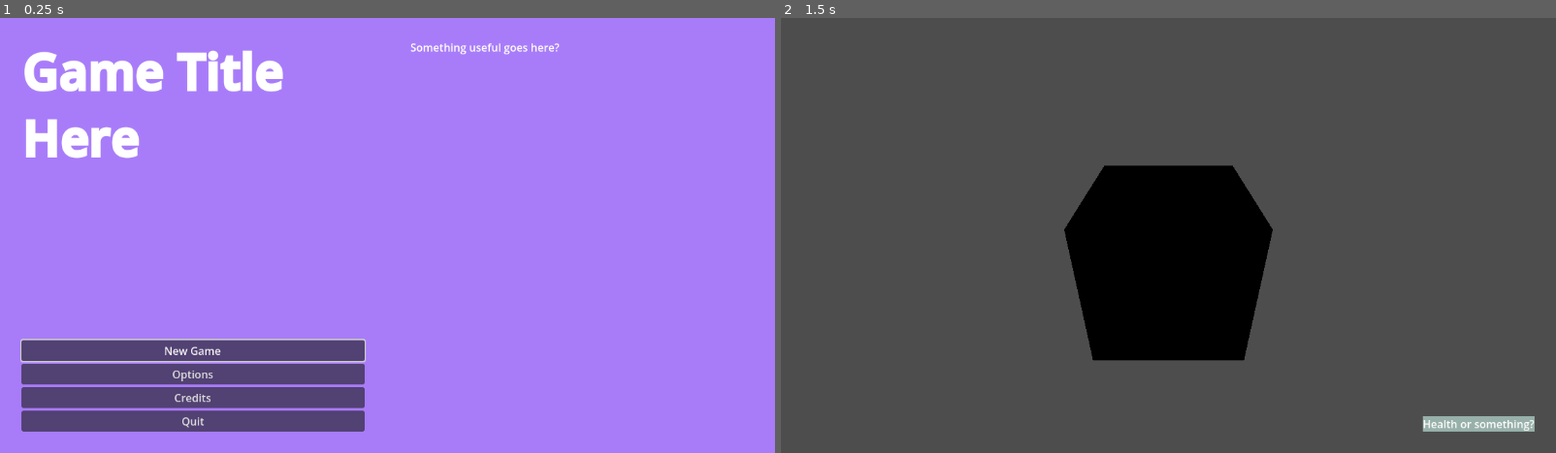
Above: before the commit, frames 1-2 (left to right).
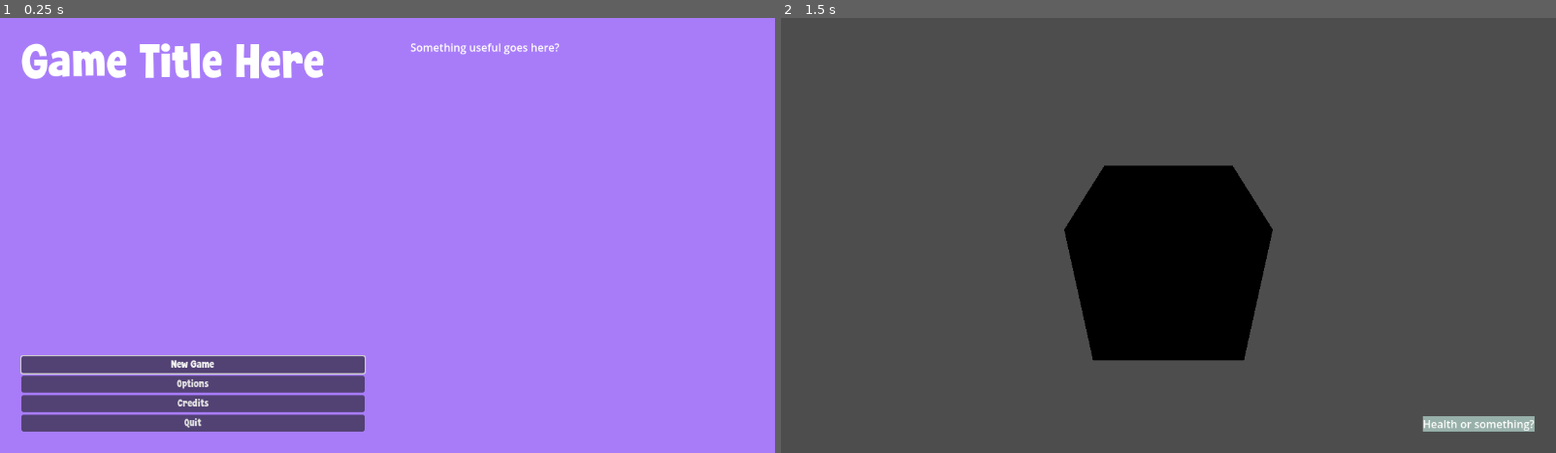
Above: after the commit, the same moments.

Repository: Cyborg572/bad-ideas-jam-2026
Game: Godot game, scene res://Menus/MainMenu.tscn
The game is run twice, just before and just after one commit, with the same random seed, the same clock (stepped at 60 frames per second) and the same inputs.
Inputs:
- Up to frame 1 (0.25 s): no input
- Up to frame 2 (1.5 s): click "New Game" at 0.5 s; tap Enter at 1.25 s

The runs differ from the first frame. In frame 1, 7.2% of the frame differs, in the area x 2-48%, y 5-95%; in frame 2, nothing differs.

Commit message:
Use the new font in more places

Diff:
--- a/Menus/MainMenu.tscn
+++ b/Menus/MainMenu.tscn
@@ -4,6 +4,7 @@
 [ext_resource type="Script" uid="uid://cf7w2exjded7g" path="res://Scripts/Menus/MainMenu.gd" id="1_r8dbq"]
 [ext_resource type="PackedScene" uid="uid://l2jbxqdgxpqg" path="res://World/Main.tscn" id="2_7ihqj"]
 [ext_resource type="PackedScene" uid="uid://b6pmd8ujin6tc" path="res://Menus/Credits.tscn" id="3_n6o36"]
+[ext_resource type="FontFile" uid="uid://cqtfs2t8um0c8" path="res://Fonts/super_wonder/Super Wonder.ttf" id="5_5ncg0"]
 
 [sub_resource type="Theme" id="Theme_7ihqj"]
 PanelContainer/styles/panel = null
@@ -44,6 +45,8 @@
 layout_mode = 2
 size_flags_vertical = 3
 theme_type_variation = &"Title"
+theme_override_fonts/normal_font = ExtResource("5_5ncg0")
+theme_override_fonts/bold_font = ExtResource("5_5ncg0")
 theme_override_font_sizes/normal_font_size = 72
 theme_override_font_sizes/bold_font_size = 72
 bbcode_enabled = true
--- a/Menus/MenuTheme.tres
+++ b/Menus/MenuTheme.tres
@@ -1,9 +1,12 @@
 [gd_resource type="Theme" format=3 uid="uid://uc40vps8qn37"]
+
+[ext_resource type="FontFile" uid="uid://cqtfs2t8um0c8" path="res://Fonts/super_wonder/Super Wonder.ttf" id="1_7xl2i"]
 
 [sub_resource type="StyleBoxFlat" id="StyleBoxFlat_vijh1"]
 bg_color = Color(0.65762186, 0.48520815, 0.97434145, 1)
 
 [resource]
+Button/fonts/font = ExtResource("1_7xl2i")
 MarginContainer/constants/margin_bottom = 32
 MarginContainer/constants/margin_left = 32
 MarginContainer/constants/margin_right = 32
--- a/World/UITheme.tres
+++ b/World/UITheme.tres
@@ -1,9 +1,12 @@
 [gd_resource type="Theme" format=3 uid="uid://cnaxn7u3n0m3n"]
+
+[ext_resource type="FontFile" uid="uid://cqtfs2t8um0c8" path="res://Fonts/super_wonder/Super Wonder.ttf" id="1_js22f"]
 
 [sub_resource type="StyleBoxFlat" id="StyleBoxFlat_bel44"]
 bg_color = Color(0.5934, 0.69, 0.66102, 1)
 
 [resource]
+Button/fonts/font = ExtResource("1_js22f")
 MarginContainer/constants/margin_bottom = 32
 MarginContainer/constants/margin_left = 32
 MarginContainer/constants/margin_right = 32
